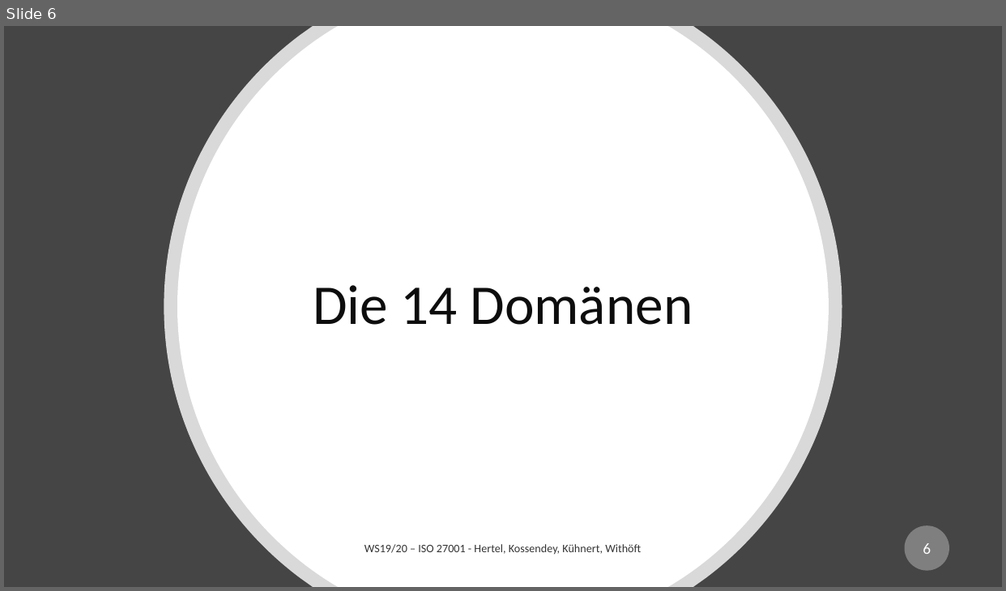
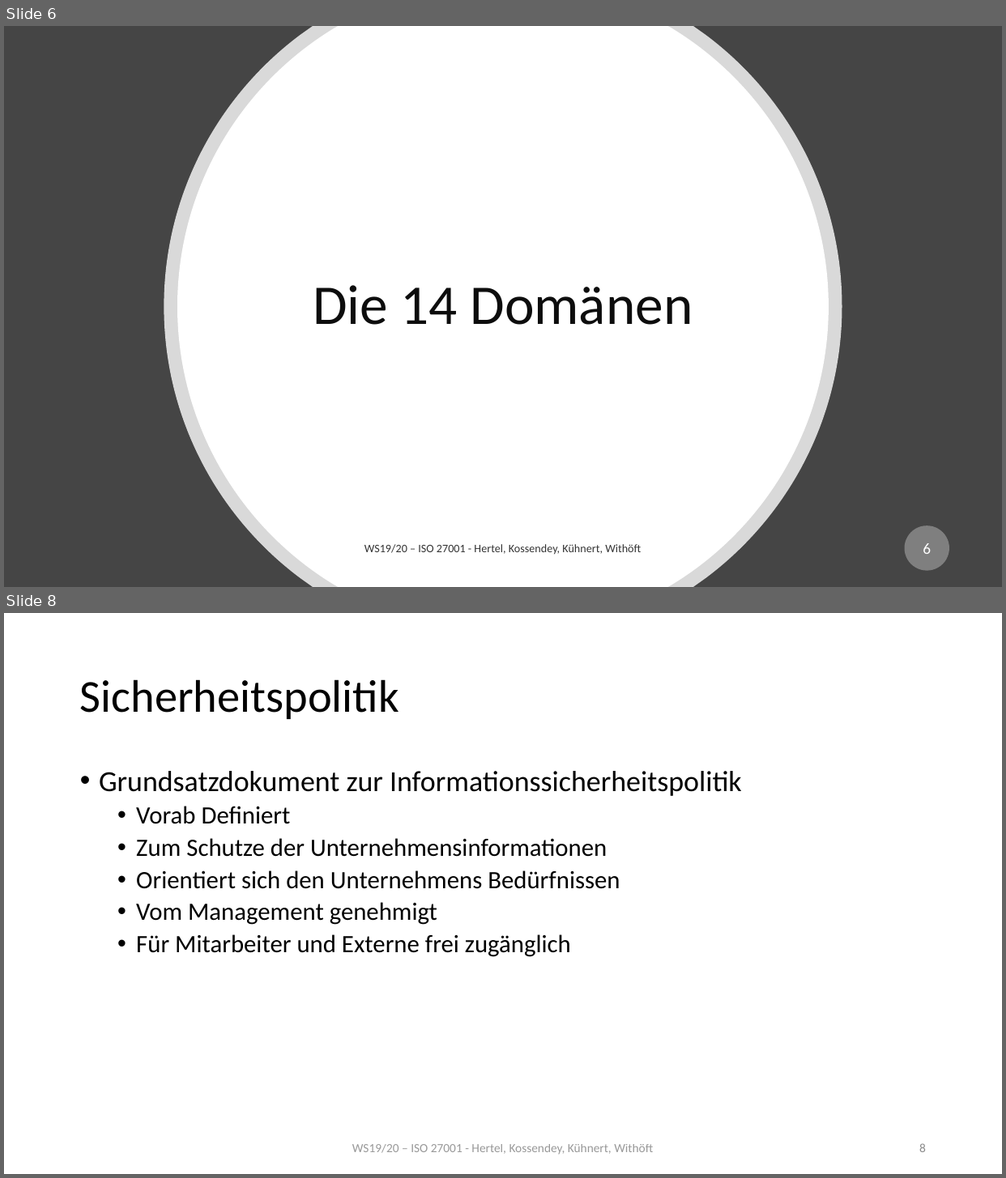
Before and after one commit to mwithoeft/SicherheitUndZuverlaessigkeit, a slide deck: Valentin/merged.pptx. Shown one above the other, each under a label of ours: slide 6 before the commit, slides 6 and 8 after it; the slides between them are not shown. The pictures are 1006x591 and 1006x1178 pixels, drawn with LibreOffice and Linux fonts; fonts in the diff are those of the drawing. Boxes give left, top, right and bottom in pixels: in the first picture for what was removed or moved away, otherwise in the second. Text is boxed around its words. In the diff, an @@ line names an element or a change of style, - is before the commit and + after.

```diff
--- a/Valentin/merged.pptx
+++ b/Valentin/merged.pptx
@@ slide 8 added at bbox=[4, 613, 1002, 1174], background #FFFFFF @@
@@ title added at bbox=[80, 679, 399, 719], 44 pt, text #000000 @@
+Sicherheitspolitik
@@ text added at bbox=[99, 771, 742, 957], 24 pt, text #000000 @@
+• Grundsatzdokument zur Informationssicherheitspolitik
+  • Vorab Definiert
+  • Zum Schutze der Unternehmensinformationen
+  • Orientiert sich den Unternehmens Bedürfnissen
+  • Vom Management genehmigt
+  • Für Mitarbeiter und Externe frei zugänglich
@@ text added at bbox=[352, 1144, 653, 1154], 12 pt, text #808080 at 80% opacity @@
+WS19/20 – ISO 27001 - Hertel, Kossendey, Kühnert, Withöft
@@ page number added at bbox=[919, 1144, 926, 1152], 12 pt, text #8C8C8C @@
+8
```
Also in this commit, not shown: 1 slide changed, 5 other slides added.
